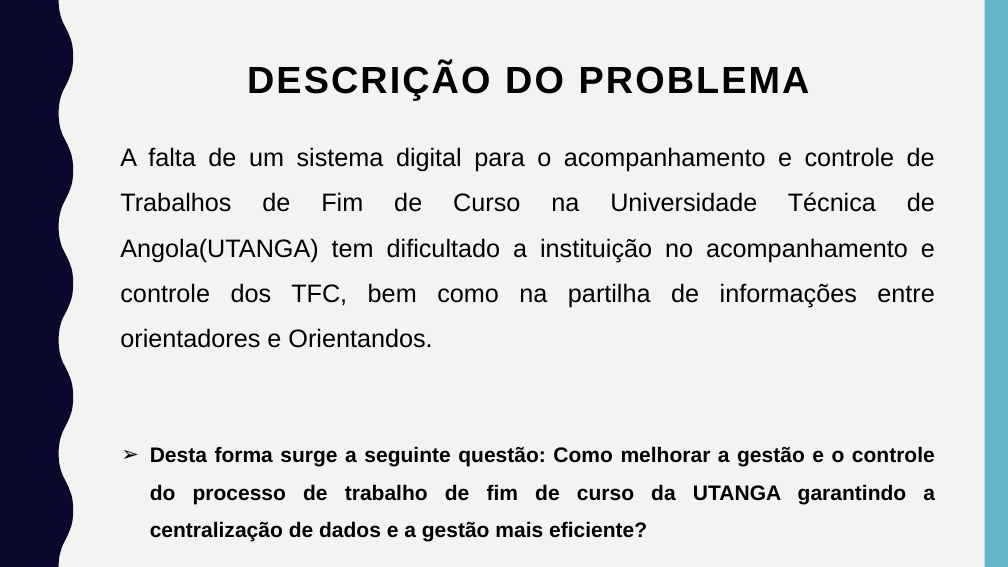
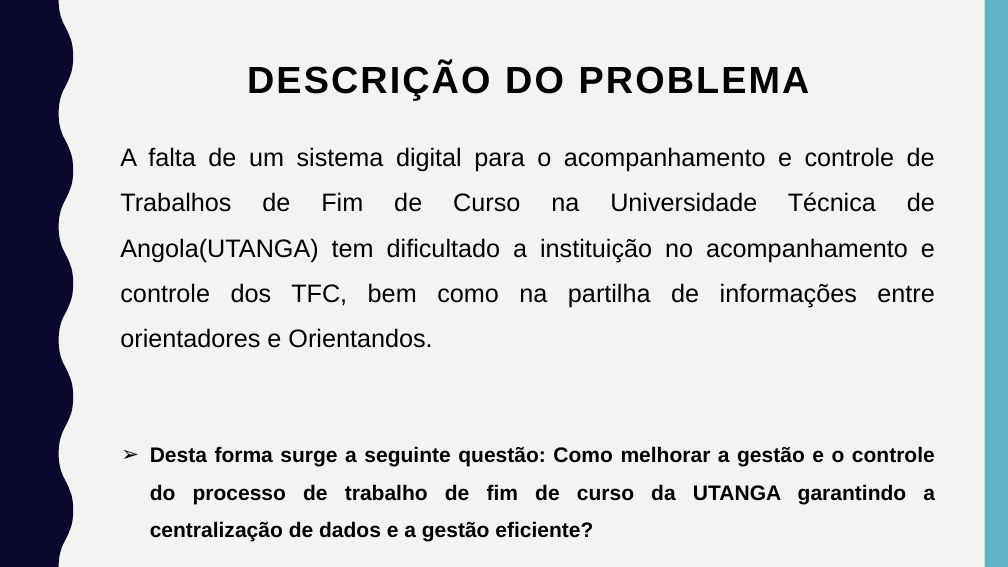
Before and after one commit to adilson-youtube/Relatorio_Sistema_Gestao_TCC, a slide deck: slide 4 of Apresentação/TFC.pptx. Drawn at 1008x567 pixels with LibreOffice and Linux fonts; fonts in the diff are those of the drawing. Boxes give left, top, right and bottom in pixels: in the first picture for what was removed or moved away, otherwise in the second. Text is boxed around its words. In the diff, an @@ line names an element or a change of style, - is before the commit and + after.

```diff
--- a/Apresentação/TFC.pptx
+++ b/Apresentação/TFC.pptx
@@ text at [150,446,935,542]: text changed @@
-➢ Desta forma surge a seguinte questão: Como melhorar a gestão e o controle do processo de trabalho de fim de curso da UTANGA garantindo a centralização de dados e a gestão mais eficiente?
+➢ Desta forma surge a seguinte questão: Como melhorar a gestão e o controle do processo de trabalho de fim de curso da UTANGA garantindo a centralização de dados e a gestão eficiente?
```
Also in this commit, not shown: 2 other slides changed, 1 slide added, 1 slide removed, 10 other files.
